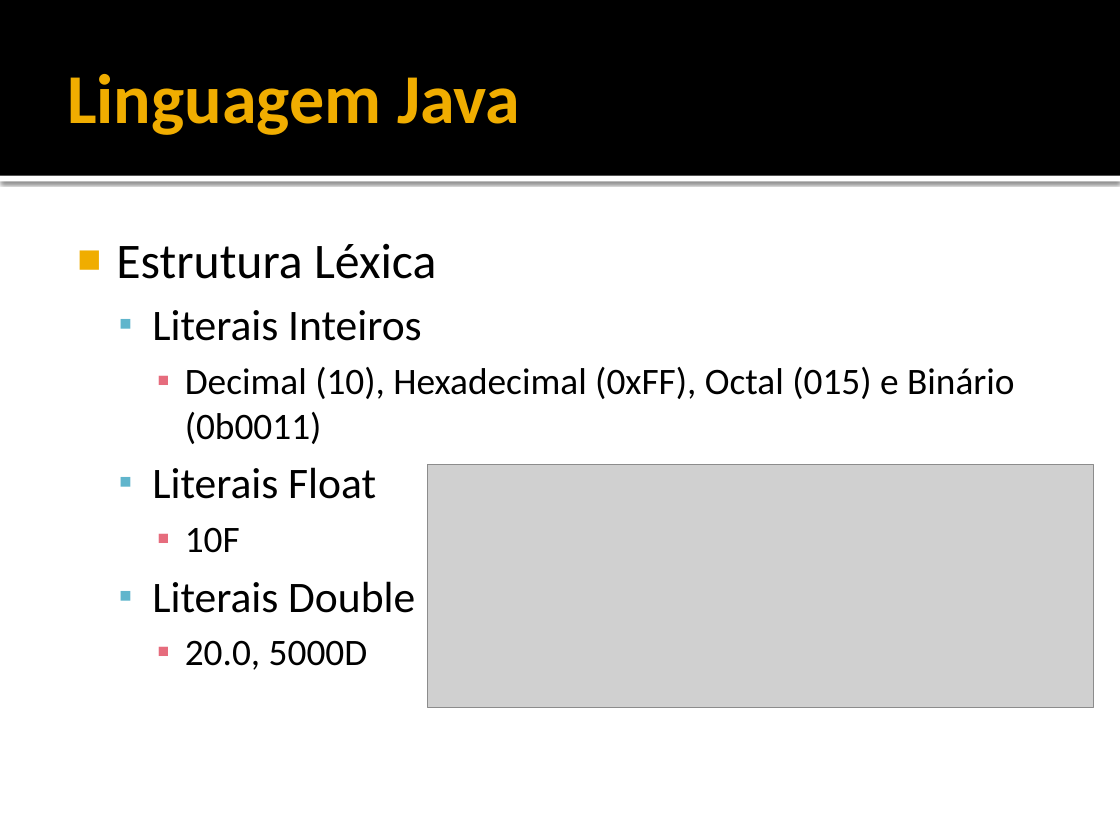
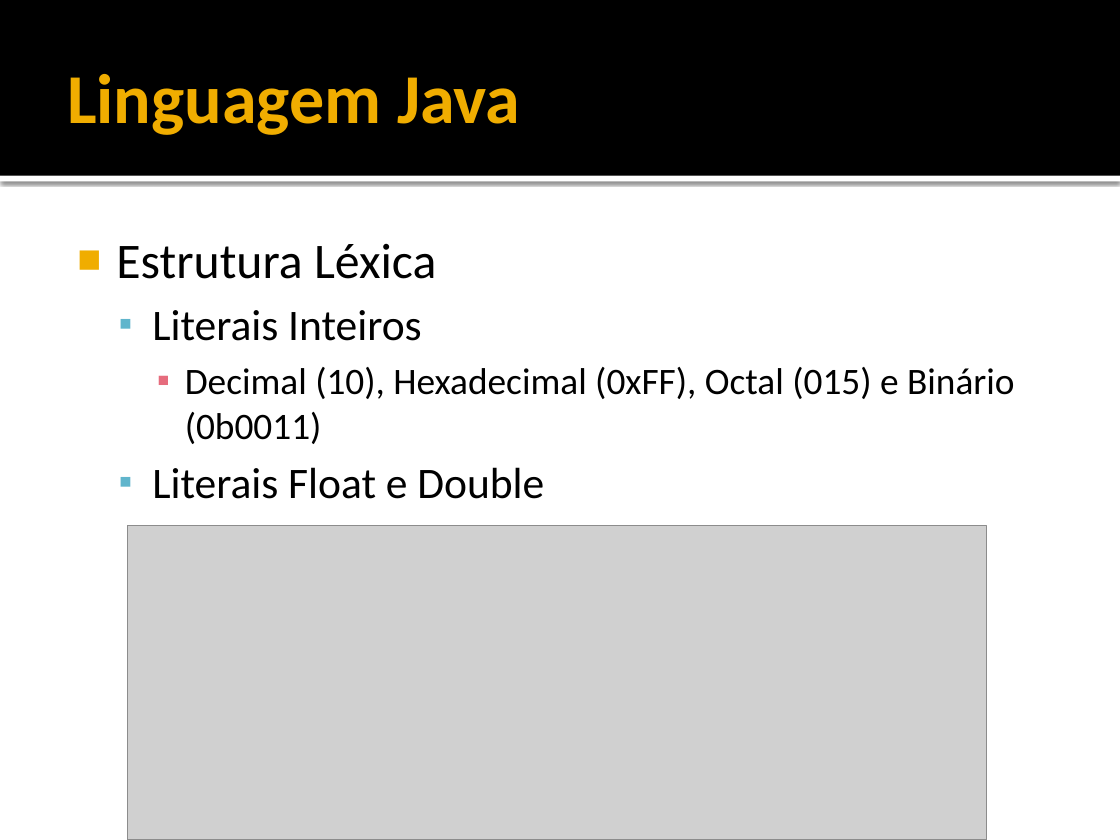
Before and after one commit to filosofisto/cpb-treinamento, a slide deck: slide 22 of Fundamentos/Fundamentos - Java Basico.pptx. Drawn at 1120x840 pixels with LibreOffice and Linux fonts; fonts in the diff are those of the drawing; grey boxes stand for pictures. Boxes give left, top, right and bottom in pixels: in the first picture for what was removed or moved away, otherwise in the second. Text is boxed around its words. In the diff, an @@ line names an element or a change of style, - is before the commit and + after.

```diff
--- a/Fundamentos/Fundamentos - Java Basico.pptx
+++ b/Fundamentos/Fundamentos - Java Basico.pptx
@@ text at box(152, 467, 544, 499): text changed @@
-  ▪ Literais Float
-    ▪ 10F
-  ▪ Literais Double
-    ▪ 20.0, 5000D
+  ▪ Literais Float e Double
@@ picture: place and size @@
-picture at box(428, 464, 1093, 708)
+picture at box(128, 525, 987, 840)
```
Also in this commit, not shown: 1 other slide changed, 2 slides added, 2 other files.
